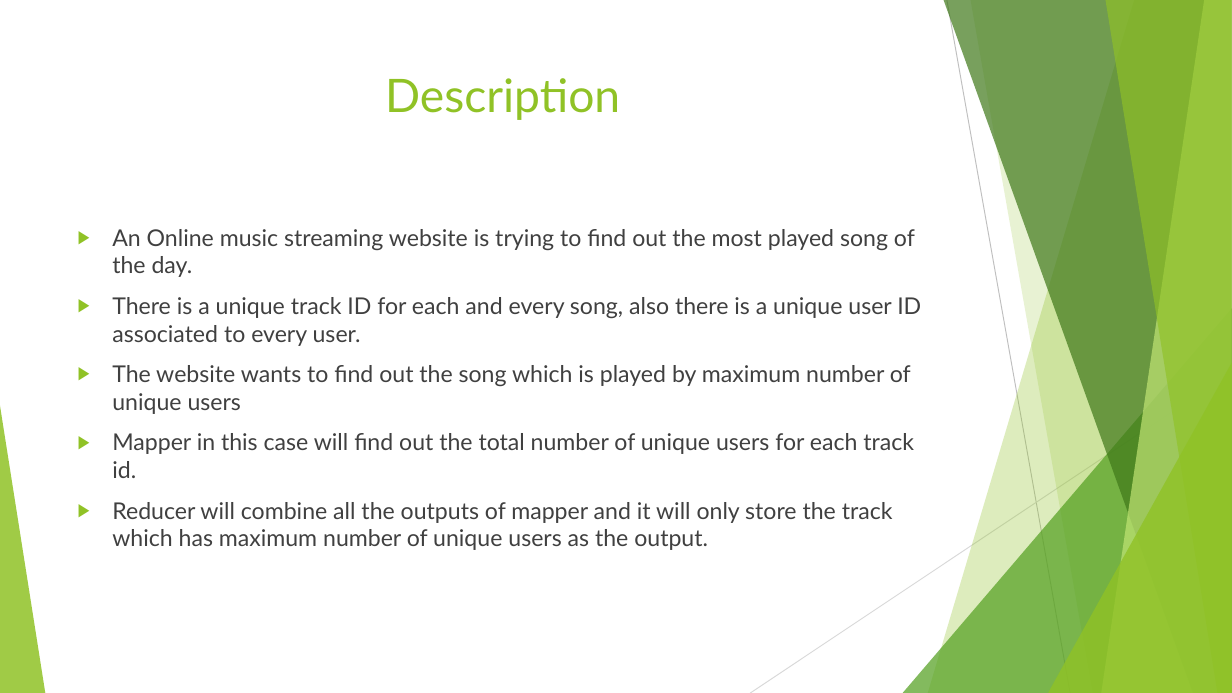
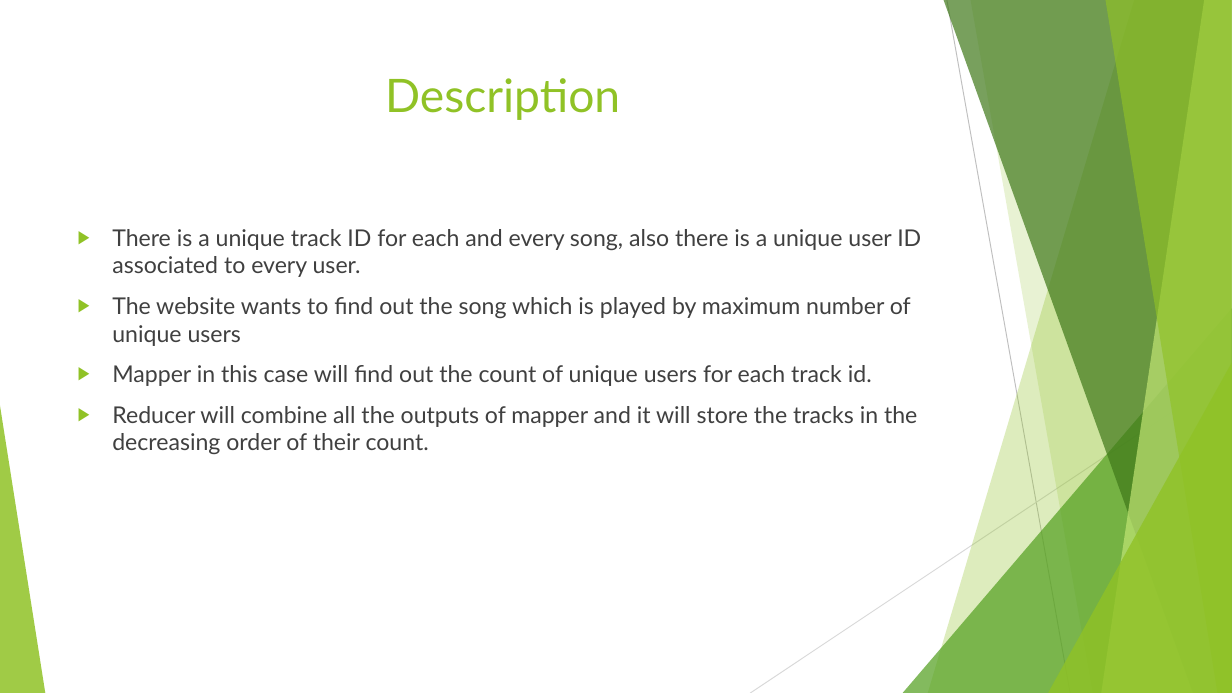
Before and after one commit to adhyyanT/7th-sem, a slide deck: slide 4 of CC/MapReduce.pptx (slide 3 before the commit). Drawn at 1232x693 pixels with LibreOffice and Linux fonts; fonts in the diff are those of the drawing. Boxes give left, top, right and bottom in pixels: in the first picture for what was removed or moved away, otherwise in the second. Text is boxed around its words. In the diff, an @@ line names an element or a change of style, - is before the commit and + after.

```diff
--- a/CC/MapReduce.pptx
+++ b/CC/MapReduce.pptx
@@ text at box(112, 229, 915, 277): paragraph removed @@
-▶ An Online music streaming website is trying to find out the most played song of the day.
@@ text at box(112, 365, 917, 454): text changed @@
-▶ Mapper in this case will find out the total number of unique users for each track id.
-▶ Reducer will combine all the outputs of mapper and it will only store the track which has maximum number of unique users as the output.
+▶ Mapper in this case will find out the count of unique users for each track id.
+▶ Reducer will combine all the outputs of mapper and it will store the tracks in the decreasing order of their count.
```
Also in this commit, not shown: 1 other slide changed, 2 slides added, 3 other files.
